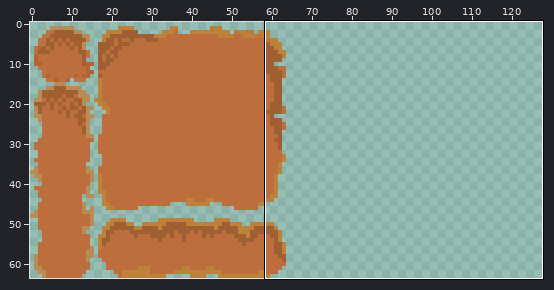
Edited in one commit: sprite sheet (Joeba/Content/Terrain/Crops/hoeDirt.png). The first picture is a wide view before the edit; the outline marks the close-up.
Close-up. As it was:
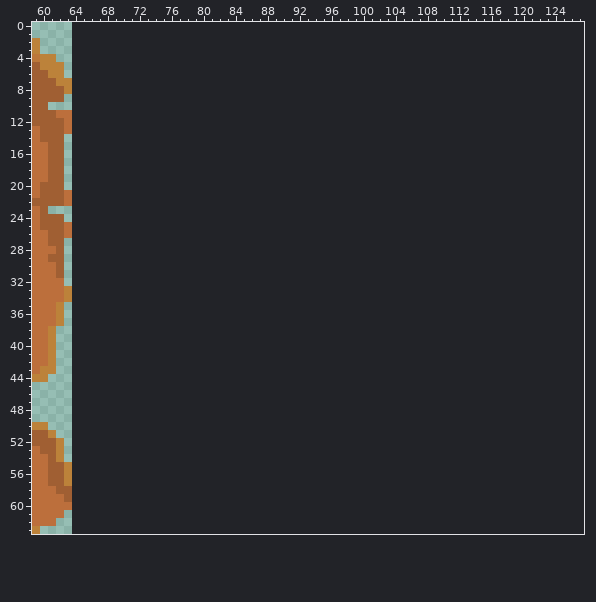
The file is 64x64 pixels. Colours within 5 levels of each other are drawn and written as one. Shown: x 59..127, y 0..63. The old version is drawn lined up with the new one, on the new canvas.
After the commit:
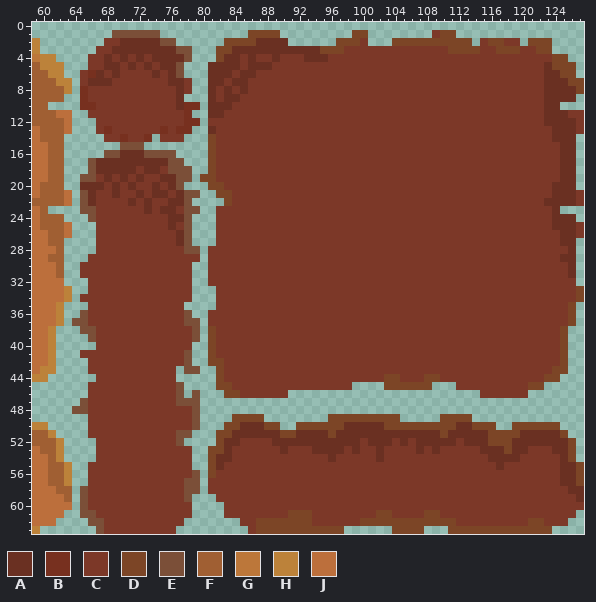
Palette (. is transparent): A #6a3022  B #77301f  C #7c3828  D #7c4526  E #7b4f38  F #a05f33  G #bc773a  H #bc823a  J #bc6f3c
Difference:
canvas 64x64 -> 128x64
Changed rows in their new state; - is an unchanged pixel.
first column x 64:
 1 -----EEEEEE-----------DDDD---------DD--------CDD----------------
 2 ----CCAAAAAEE------DDDDAAAA------DDDC---DDDDDDDDDD-CDDCC-DDD----
 3 ---CCAAAAAAAAEE---DDAAAAAAAAAAADDDCCCCCCCCCCCCCDDDDCCDDDCCDD----
 4 --CCACACACAAAAE---DAACACCACCCAAACCCCCCCCCCCCCCCCCCCCCCCCCCCCDD--
 5 --CCAACACACAAE---AAAACAAACCCCCCCCCCCCCCCCCCCCCCCCCCCCCCCCCCADDD-
 6 -CBACACCCCACAE---AAACAACCCCCCCCCCCCCCCCCCCCCCCCCCCCCCCCCCCCAADD-
 7 -CAAACCCCCCCAAC--AACAACCCCCCCCCCCCCCCCCCCCCCCCCCCCCCCCCCCCCAAADD
 8 -BCCCCCCCCCCCAC--ACACACCCCCCCCCCCCCCCCCCCCCCCCCCCCCCCCCCCCCAAAAD
 9 -BCCCCCCCCCCCA---ACAACCCCCCCCCCCCCCCCCCCCCCCCCCCCCCCCCCCCCCAAAA-
10 -BBCCCCCCCCCCABB-AAACCCCCCCCCCCCCCCCCCCCCCCCCCCCCCCCCCCCCCCAA---
11 --CCCCCCCCCCCCB--AACCCCCCCCCCCCCCCCCCCCCCCCCCCCCCCCCCCCCCCCAAACC
12 ---CCCCCCCCCCCBB-CCCCCCCCCCCCCCCCCCCCCCCCCCCCCCCCCCCCCCCCCCAAAAC
13 ---CBCCCCCCBCBB--ACCCCCCCCCCCCCCCCCCCCCCCCCCCCCCCCCCCCCCCCCCAAAC
14 ----CCBCCB-CCC---DCCCCCCCCCCCCCCCCCCCCCCCCCCCCCCCCCCCCCCCCCCAAA-
15 ------EEE--------DCCCCCCCCCCCCCCCCCCCCCCCCCCCCCCCCCCCCCCCCCCCAA-
16 ----EEAAAEEEE----DCCCCCCCCCCCCCCCCCCCCCCCCCCCCCCCCCCCCCCCCCCCAA-
17 --EAAAAAAAAAEE---DCCCCCCCCCCCCCCCCCCCCCCCCCCCCCCCCCCCCCCCCCCCAA-
18 --EAAAAACAACEEE--DCCCCCCCCCCCCCCCCCCCCCCCCCCCCCCCCCCCCCCCCCCCAA-
19 -EECACACACCAAEE-DDCCCCCCCCCCCCCCCCCCCCCCCCCCCCCCCCCCCCCCCCCCCAA-
20 -AAACACACCACAE---DDCCCCCCCCCCCCCCCCCCCCCCCCCCCCCCCCCCCCCCCCCAAA-
21 -EACCACCACAACAEE--DDCCCCCCCCCCCCCCCCCCCCCCCCCCCCCCCCCCCCCCCCAAAC
22 -EACCCCACACCAAE----DCCCCCCCCCCCCCCCCCCCCCCCCCCCCCCCCCCCCCCCAAAAC
23 -EECCCCCCACAACEE--CCCCCCCCCCCCCCCCCCCCCCCCCCCCCCCCCCCCCCCCCCA---
24 --ECCCCCCCCCAAE---CCCCCCCCCCCCCCCCCCCCCCCCCCCCCCCCCCCCCCCCCCAAA-
25 ---CCCCCCCCCACE---CCCCCCCCCCCCCCCCCCCCCCCCCCCCCCCCCCCCCCCCCCAAAC
26 ---CCCCCCCCCCAE---CCCCCCCCCCCCCCCCCCCCCCCCCCCCCCCCCCCCCCCCCCCAAC
27 ---CCCCCCCCCCAE---CCCCCCCCCCCCCCCCCCCCCCCCCCCCCCCCCCCCCCCCCCCAA-
28 ---CCCCCCCCCCCEE-CCCCCCCCCCCCCCCCCCCCCCCCCCCCCCCCCCCCCCCCCCCCCA-
29 --CCCCCCCCCCCCCC-CCCCCCCCCCCCCCCCCCCCCCCCCCCCCCCCCCCCCCCCCCCCAA-
30 -CCCCCCCCCCCCCC--CCCCCCCCCCCCCCCCCCCCCCCCCCCCCCCCCCCCCCCCCCCCCA-
31 -CCCCCCCCCCCCCC--CCCCCCCCCCCCCCCCCCCCCCCCCCCCCCCCCCCCCCCCCCCCCA-
32 --CCCCCCCCCCCCC--CCCCCCCCCCCCCCCCCCCCCCCCCCCCCCCCCCCCCCCCCCCCCC-
33 --CCCCCCCCCCCCC---CCCCCCCCCCCCCCCCCCCCCCCCCCCCCCCCCCCCCCCCCCCCCD
34 -CCCCCCCCCCCCCC---CCCCCCCCCCCCCCCCCCCCCCCCCCCCCCCCCCCCCCCCCCCCCD
35 --CCCCCCCCCCCC----CCCCCCCCCCCCCCCCCCCCCCCCCCCCCCCCCCCCCCCCCCCCD-
36 -ECCCCCCCCCCCCE--CCCCCCCCCCCCCCCCCCCCCCCCCCCCCCCCCCCCCCCCCCCCCD-
37 EECCCCCCCCCCCCEE-CCCCCCCCCCCCCCCCCCCCCCCCCCCCCCCCCCCCCCCCCCCCCD-
38 -EECCCCCCCCCCCCE-DCCCCCCCCCCCCCCCCCCCCCCCCCCCCCCCCCCCCCCCCCCCD--
39 --ECCCCCCCCCCCCE-DCCCCCCCCCCCCCCCCCCCCCCCCCCCCCCCCCCCCCCCCCCCD--
40 ---CCCCCCCCCCCC--DCCCCCCCCCCCCCCCCCCCCCCCCCCCCCCCCCCCCCCCCCCCD--
41 -CCCCCCCCCCCCCE--DCCCCCCCCCCCCCCCCCCCCCCCCCCCCCCCCCCCCCCCCCCCD--
42 --CCCCCCCCCCCCE--DDCCCCCCCCCCCCCCCCCCCCCCCCCCCCCCCCCCCCCCCCCCD--
43 --CCCCCCCCCCC-EE--DCCCCCCCCCCCCCCCCCCCCCCCCCCCCCCCCCCCCCCCCCDD--
44 ---CCCCCCCCCC-----DCCCCCCCCCCCCCCCCCCCCDDCCCDDCCCCCCCCCCCCCDD---
45 --CCCCCCCCCCCE----DDCCCCCCCCCCCCCCC----DDDDDD---CCCCCCCCCDD-----
46 --CCCCCCCCCCCE-E---DDCCCCCC------------------------CCCCCC-------
47 -ECCCCCCCCCCCEEE------------------------------------------------
48 EECCCCCCCCCCCCCE------------------------------------------------
49 --CCCCCCCCCCCCCE----DDDD--------DDDDDDDDD-----DDDD--------------
50 --CCCCCCCCCCCCCE---DDAAADD--DDDDDDAAAAADDDDDDDDDAADDD--DDDDDD---
51 --CCCCCCCCCCCEE---DDAAAAAADDAAAADAAAAAAAAAAAAADAAAAADDDDAAAAAD--
52 ---CCCCCCCCCCE----DAACCCCAAAAAAAAAAACAAACACAAAAACAAADDDAAAAAAAD-
53 ---CCCCCCCCCCCC--DDACCCCCCACCCAAAACACCACCCCACACCCCCAAADAACCCAAD-
54 ---CCCCCCCCCCCC--DAACCCCCCCCCCCCACCCCCACCCCCCCCCCCCCAAAACCCCCAD-
55 --CCCCCCCCCCCCC--DACCCCCCCCCCCCCCCCCCCCCCCCCCCCCCCCCCACCCCCCCAAD
56 --CCCCCCCCCCCCCE-DCCCCCCCCCCCCCCCCCCCCCCCCCCCCCCCCCCCCCCCCCCCAAD
57 --CCCCCCCCCCCCEE-CCCCCCCCCCCCCCCCCCCCCCCCCCCCCCCCCCCCCCCCCCCCAAD
58 -ECCCCCCCCCCCCEE-CCCCCCCCCCCCCCCCCCCCCCCCCCCCCCCCCCCCCCCCCCCCCAA
59 -ECCCCCCCCCCCCE---CCCCCCCCCCCCCCCCCCCCCCCCCCCCCCCCCCCCCCCCCCCCCA
60 -ECCCCCCCCCCCCC----CCCCCCCCCCCCCCCCCCCCCCCCCCCCCCCCCCCCCCCCCCCCC
61 -EECCCCCCCCCCCC----CCCCCCCCDDDCCCCCCCCDDCCCCDDCCCCCCCCCCCCCCCCC-
62 --EECCCCCCCCCC-------CCDDDDDDDCCCCCCDDDDDDDDDDDDCCCCCCCCCDDCCC--
63 ---ECCCCCCCCC---------CDDDDDDDDDDD------DDDD---DDDDDDDDDDDDD----
Where, in picture pixels (left, top, right, bottom), the same in both close-ups:
added: (72, 30, 584, 534)
